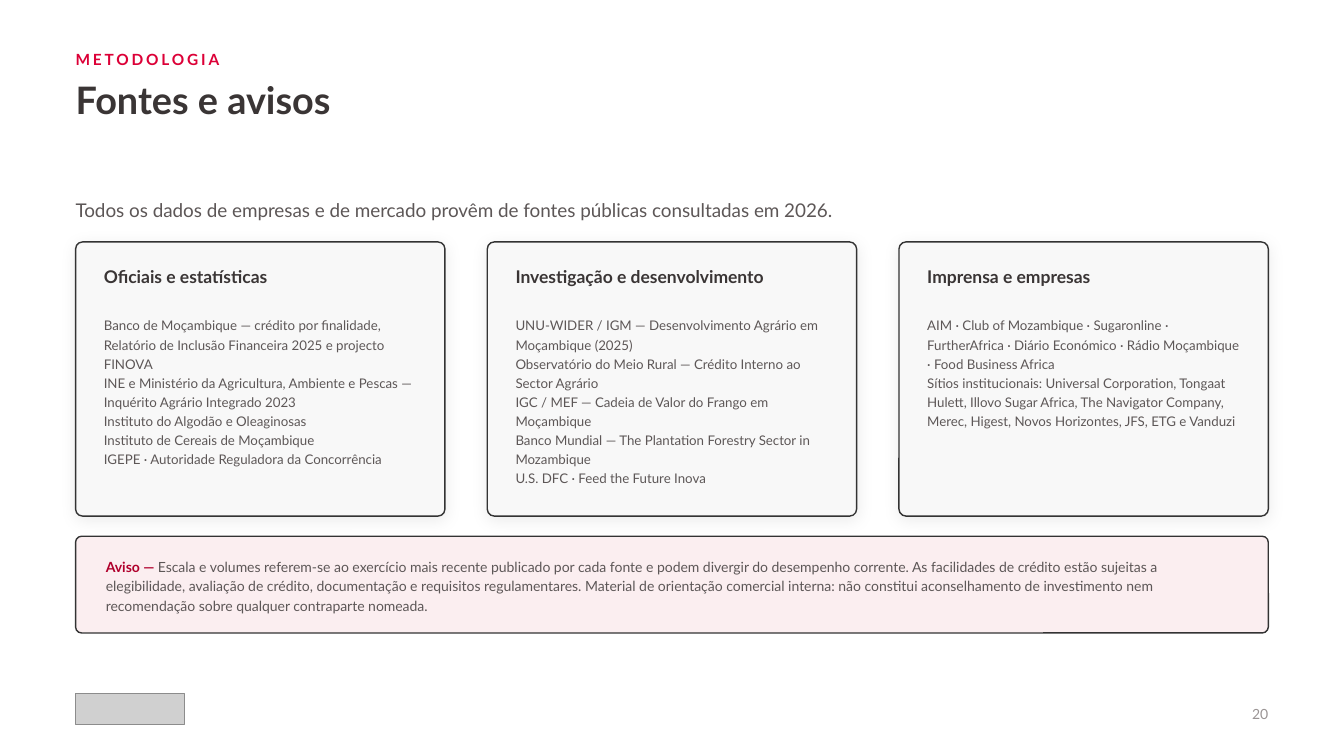
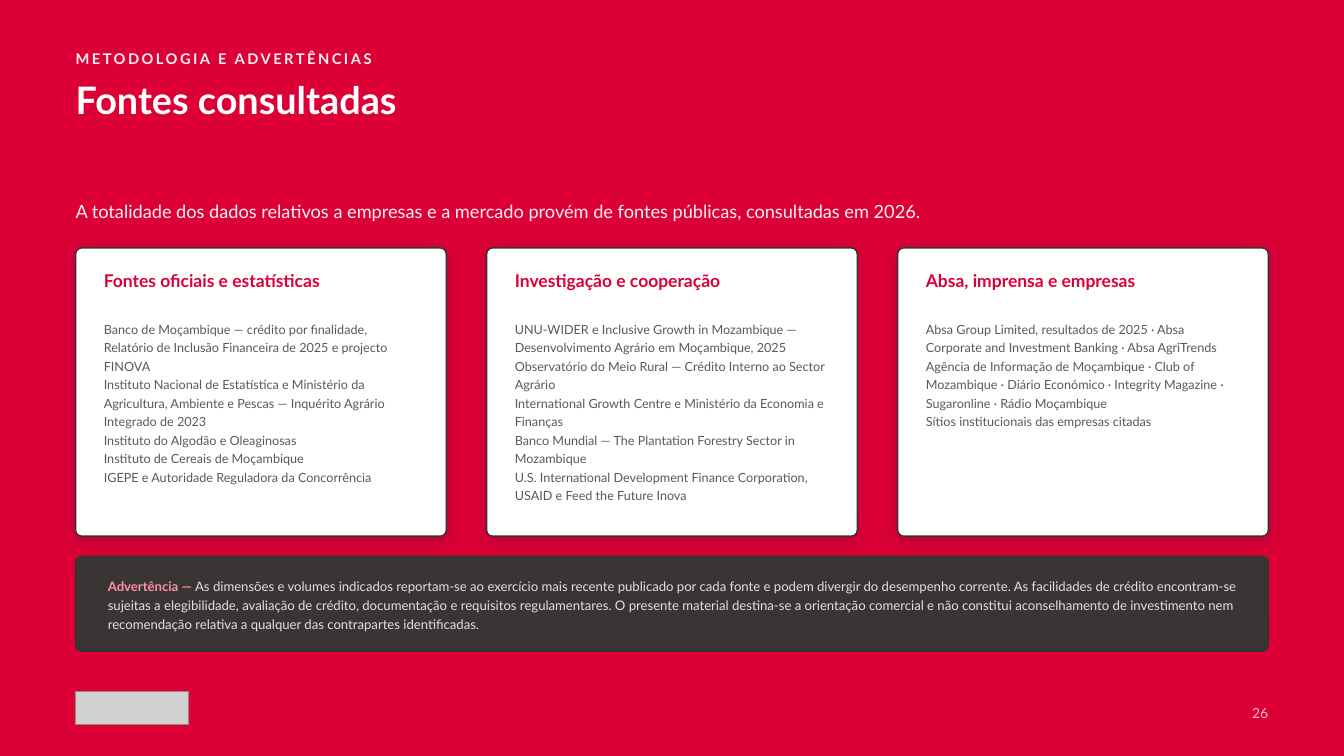
Before and after one commit to timoteomirolejr-hue/momo, a slide deck: slide 26 of cvp-agronegocios/CVP_Agronegocios_Absa_Mocambique_2026.pptx (slide 22 before the commit). Drawn at 1344x756 pixels with LibreOffice and Linux fonts; fonts in the diff are those of the drawing; grey boxes stand for pictures. Boxes give left, top, right and bottom in pixels: in the first picture for what was removed or moved away, otherwise in the second. Text is boxed around its words. In the diff, an @@ line names an element or a change of style, - is before the commit and + after.

```diff
--- a/cvp-agronegocios/CVP_Agronegocios_Absa_Mocambique_2026.pptx
+++ b/cvp-agronegocios/CVP_Agronegocios_Absa_Mocambique_2026.pptx
@@ background #FFFFFF to #DC0037 @@
@@ text at box(76, 51, 372, 64): text changed; size 11 to 10.5 pt; text colour #DC0037 to #FFF1F3 @@
-METODOLOGIA
+METODOLOGIA E ADVERTÊNCIAS
@@ text at box(76, 86, 397, 115): text changed; text colour #3A3535 to #FFFFFF @@
-Fontes e avisos
+Fontes consultadas
@@ text at box(76, 204, 920, 221): text changed; size 13.5 to 13 pt; text colour #5D5757 to #FFF1F3 @@
-Todos os dados de empresas e de mercado provêm de fontes públicas consultadas em 2026.
+A totalidade dos dados relativos a empresas e a mercado provém de fontes públicas, consultadas em 2026.
@@ rounded rectangle: place and size @@
-rounded rectangle at box(76, 242, 445, 516)
+rounded rectangle at box(76, 248, 447, 536)
@@ fill #F8F8F8 to #FFFFFF; shadow changed; proportions changed in 3 elements at box(898, 248, 1269, 536), box(76, 248, 447, 536), box(487, 248, 858, 536) @@
@@ rounded rectangle: place and size @@
-rounded rectangle at box(487, 242, 856, 516)
+rounded rectangle at box(487, 248, 858, 536)
@@ rounded rectangle: place and size @@
-rounded rectangle at box(899, 242, 1268, 516)
+rounded rectangle at box(898, 248, 1269, 536)
@@ text at box(104, 274, 319, 287): text changed; text colour #3A3535 to #DC0037 @@
-Oficiais e estatísticas
+Fontes oficiais e estatísticas
@@ text at box(515, 274, 720, 290): text changed; text colour #3A3535 to #DC0037 @@
-Investigação e desenvolvimento
+Investigação e cooperação
@@ text at box(926, 274, 1136, 290): text changed; text colour #3A3535 to #DC0037 @@
-Imprensa e empresas
+Absa, imprensa e empresas
@@ text at box(104, 324, 388, 429): text changed; size 9.5 to 9 pt @@
-Banco de Moçambique — crédito por finalidade, Relatório de Inclusão Financeira 2025 e projecto FINOVA
-INE e Ministério da Agricultura, Ambiente e Pescas — Inquérito Agrário Integrado 2023
+Banco de Moçambique — crédito por finalidade, Relatório de Inclusão Financeira de 2025 e projecto FINOVA
+Instituto Nacional de Estatística e Ministério da Agricultura, Ambiente e Pescas — Inquérito Agrário Integrado de 2023
@@ text at box(515, 324, 786, 355): text changed; size 9.5 to 9 pt @@
-UNU-WIDER / IGM — Desenvolvimento Agrário em Moçambique (2025)
+UNU-WIDER e Inclusive Growth in Mozambique — Desenvolvimento Agrário em Moçambique, 2025
@@ text at box(926, 324, 1217, 428): text changed; size 9.5 to 9 pt @@
-AIM · Club of Mozambique · Sugaronline · FurtherAfrica · Diário Económico · Rádio Moçambique · Food Business Africa
-Sítios institucionais: Universal Corporation, Tongaat Hulett, Illovo Sugar Africa, The Navigator Company, Merec, Higest, Novos Horizontes, JFS, ETG e Vanduzi
+Absa Group Limited, resultados de 2025 · Absa Corporate and Investment Banking · Absa AgriTrends
+Agência de Informação de Moçambique · Club of Mozambique · Diário Económico · Integrity Magazine · Sugaronline · Rádio Moçambique
+Sítios institucionais das empresas citadas
@@ text at box(515, 361, 825, 465): size 9.5 to 9 pt in "Observatório do Meio Rural — Crédito Interno ...", "Banco Mundial — The Plantation Forestry Sector ..."; line spacing 1.2 to 1.22 @@
@@ text at box(515, 398, 824, 428): text changed; size 9.5 to 9 pt @@
-IGC / MEF — Cadeia de Valor do Frango em Moçambique
+International Growth Centre e Ministério da Economia e Finanças
@@ text at box(104, 435, 304, 465): size 9.5 to 9 pt in "Instituto do Algodão e Oleaginosas", "Instituto de Cereais de Moçambique"; line spacing 1.2 to 1.22 @@
@@ text at box(104, 472, 371, 485): text changed; size 9.5 to 9 pt @@
-IGEPE · Autoridade Reguladora da Concorrência
+IGEPE e Autoridade Reguladora da Concorrência
@@ text at box(515, 472, 808, 500): text changed; size 9.5 to 9 pt @@
-U.S. DFC · Feed the Future Inova
+U.S. International Development Finance Corporation, USAID e Feed the Future Inova
@@ rounded rectangle: place and size @@
-rounded rectangle at box(76, 536, 1268, 633)
+rounded rectangle at box(76, 557, 1268, 651)
@@ rounded rectangle at box(76, 557, 1268, 651): fill #FBEEF0 to #3A3535; proportions changed @@
@@ text at box(108, 581, 1236, 632): text changed; size 10 to 9.4 pt; text colour #5D5757 to #E4DEDE @@
-Aviso — Escala e volumes referem-se ao exercício mais recente publicado por cada fonte e podem divergir do desempenho corrente. As facilidades de crédito estão sujeitas a elegibilidade, avaliação de crédito, documentação e requisitos regulamentares. Material de orientação comercial interna: não constitui aconselhamento de investimento nem recomendação sobre qualquer contraparte nomeada.
+Advertência — As dimensões e volumes indicados reportam-se ao exercício mais recente publicado por cada fonte e podem divergir do desempenho corrente. As facilidades de crédito encontram-se sujeitas a elegibilidade, avaliação de crédito, documentação e requisitos regulamentares. O presente material destina-se a orientação comercial e não constitui aconselhamento de investimento nem recomendação relativa a qualquer das contrapartes identificadas.
@@ picture: place and size @@
-picture at box(76, 694, 185, 725)
+picture at box(76, 692, 189, 725)
@@ text at box(1252, 708, 1268, 718): text changed; text colour #9A9494 to #F3B9C4 @@
-20
+26
```
Also in this commit, not shown: 18 other slides changed, 7 slides added, 3 slides removed, 4 other files.
